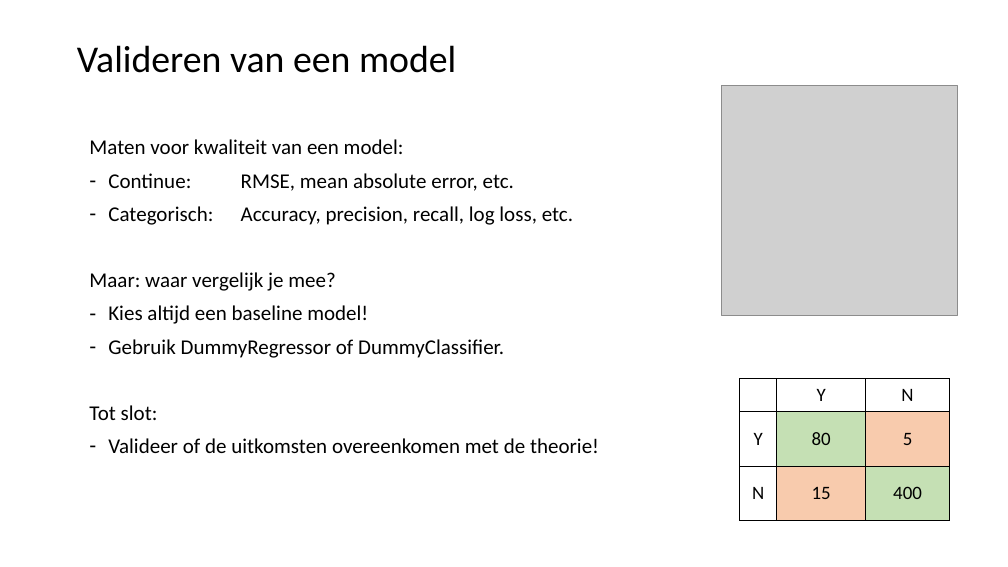
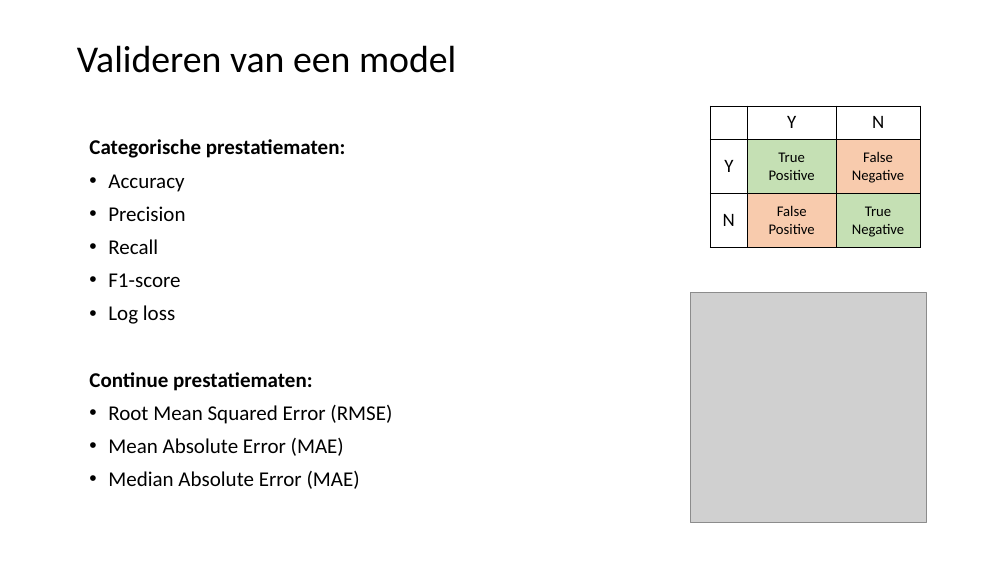
Before and after one commit to LFKoning/knowledge-sharing, a slide deck: slide 26 of python_trainees/4_scikit_learn/python_traineeship_4.pptx (slide 25 before the commit). Drawn at 1008x567 pixels with LibreOffice and Linux fonts; fonts in the diff are those of the drawing; grey boxes stand for pictures. Boxes give left, top, right and bottom in pixels: in the first picture for what was removed or moved away, otherwise in the second. Text is boxed around its words. In the diff, an @@ line names an element or a change of style, - is before the commit and + after.

```diff
--- a/python_trainees/4_scikit_learn/python_traineeship_4.pptx
+++ b/python_trainees/4_scikit_learn/python_traineeship_4.pptx
@@ table at (x1=711, y1=106, x2=920, y2=247) @@
-row 2, column 2: 80
+row 2, column 2: True / Positive
-row 2, column 3: 5
+row 2, column 3: False / Negative
-row 3, column 2: 15
+row 3, column 2: False / Positive
-row 3, column 3: 400
+row 3, column 3: True / Negative
@@ table moved from (x1=740, y1=379, x2=950, y2=520) to (x1=711, y1=106, x2=920, y2=247) @@
@@ text at (x1=89, y1=139, x2=392, y2=489): text changed @@
-Maten voor kwaliteit van een model:
-– Continue: RMSE, mean absolute error, etc.
-– Categorisch: Accuracy, precision, recall, log loss, etc.
-Maar: waar vergelijk je mee?
-– Kies altijd een baseline model!
-– Gebruik DummyRegressor of DummyClassifier.
-Tot slot:
-– Valideer of de uitkomsten overeenkomen met de theorie!
+Categorische prestatiematen:
+• Accuracy
+• Precision
+• Recall
+• F1-score
+• Log loss
+Continue prestatiematen:
+• Root Mean Squared Error (RMSE)
+• Mean Absolute Error (MAE)
+• Median Absolute Error (MAE)
@@ picture moved from (x1=721, y1=85, x2=957, y2=315) to (x1=690, y1=293, x2=926, y2=523) @@
```
Also in this commit, not shown: 13 other slides changed, 4 slides added, 1 slide removed, 8 other files.
